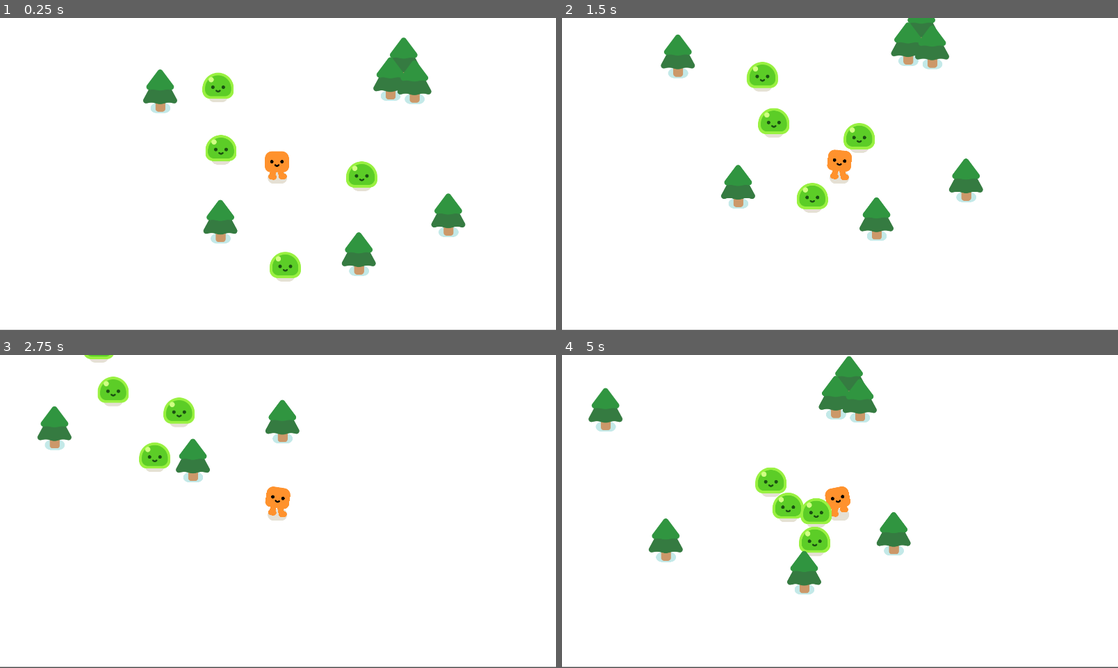
Above: before the commit, frames 1-4 (two rows, left to right).
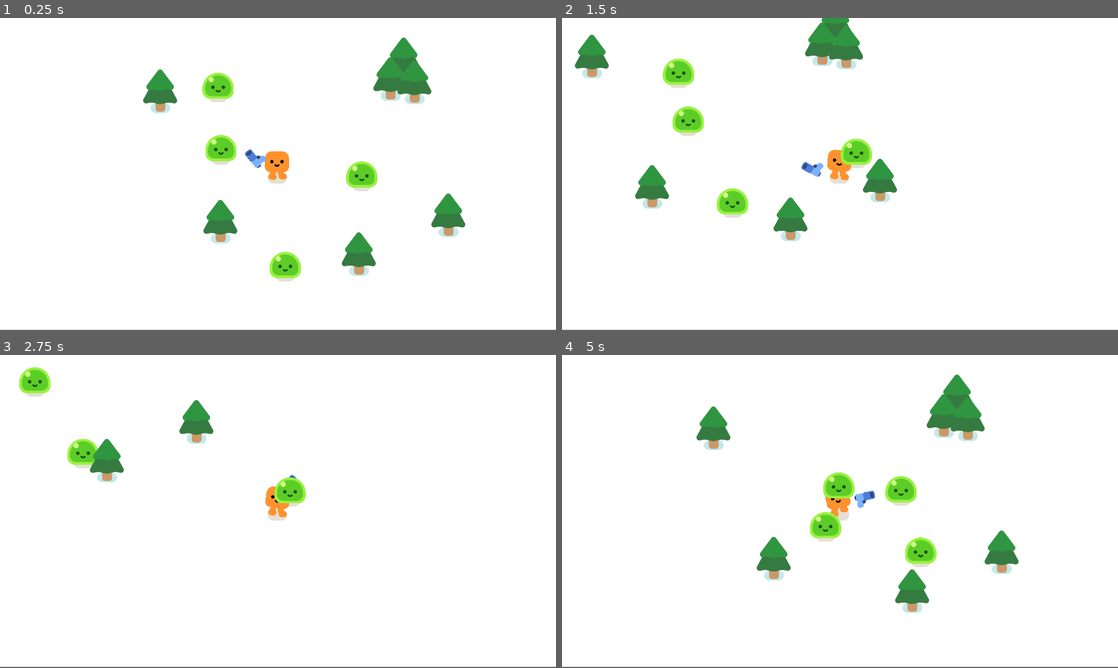
Above: after the commit, the same moments.

Repository: ryguyroberts/2DVampSurv
Game: Godot game, scene res://survivors_game.tscn
Same seed, same stepped clock (60 frames per second), same inputs: the game is played once before the commit and once after it.
Inputs:
- Up to frame 1 (0.25 s): no input
- Up to frame 2 (1.5 s): hold D (move_right) 0.53-1.28 s; hold S (move_down) from 1.28 s (still down)
- Up to frame 3 (2.75 s): release S (move_down) at 2.03 s; hold D (move_right) from 2.03 s (still down)
- Up to frame 4 (5 s): release D (move_right) at 2.78 s; hold W (move_up) 2.78-3.53 s; hold A (move_left) from 3.53 s (still down)

The runs differ from the first frame. In frame 1, 0.1% of the frame differs, in the area x 44-48%, y 42-48%; in frame 2, 9.7%; in frame 3, 5.2%; in frame 4, 10%, in the area x 4-83%, y 0-83%.

Commit message:
add gun with mob tracking

Diff:
--- /dev/null
+++ b/gun.gd
@@ -0,0 +1,9 @@
+extends Area2D
+
+
+func _physics_process(delta):
+	var enemies_in_range = get_overlapping_bodies()
+
+	if enemies_in_range.size() > 0:
+		var target_enemy = enemies_in_range.front()
+		look_at(target_enemy.global_position)
--- /dev/null
+++ b/gun.tscn
@@ -0,0 +1,25 @@
+[gd_scene load_steps=4 format=3 uid="uid://dx6ocnkc6lolj"]
+
+[ext_resource type="Script" path="res://gun.gd" id="1_0aegf"]
+[ext_resource type="Texture2D" uid="uid://cswb5do8rrj7q" path="res://pistol/pistol.png" id="1_q7qgs"]
+
+[sub_resource type="CircleShape2D" id="CircleShape2D_8826c"]
+radius = 643.001
+
+[node name="Gun" type="Area2D"]
+collision_layer = 0
+collision_mask = 2
+script = ExtResource("1_0aegf")
+
+[node name="CollisionShape2D" type="CollisionShape2D" parent="."]
+position = Vector2(2, 0)
+shape = SubResource("CircleShape2D_8826c")
+
+[node name="2DWeaponPivot" type="Marker2D" parent="."]
+
+[node name="Pistol" type="Sprite2D" parent="2DWeaponPivot"]
+position = Vector2(94, -24)
+texture = ExtResource("1_q7qgs")
+
+[node name="ShootingPoint" type="Marker2D" parent="2DWeaponPivot/Pistol"]
+position = Vector2(27, -11)
--- a/mob.tscn
+++ b/mob.tscn
@@ -7,6 +7,8 @@
 radius = 49.0408
 
 [node name="Mob" type="CharacterBody2D"]
+collision_layer = 2
+collision_mask = 3
 script = ExtResource("1_rw8s1")
 
 [node name="Slime" parent="." instance=ExtResource("1_8nb4r")]
--- a/player.tscn
+++ b/player.tscn
@@ -1,7 +1,8 @@
-[gd_scene load_steps=4 format=3 uid="uid://wjdg3bls4koy"]
+[gd_scene load_steps=5 format=3 uid="uid://wjdg3bls4koy"]
 
 [ext_resource type="Script" path="res://player.gd" id="1_0ufia"]
 [ext_resource type="PackedScene" uid="uid://pbmyh1qru7p" path="res://characters/happy_boo/happy_boo.tscn" id="1_qs1vc"]
+[ext_resource type="PackedScene" uid="uid://dx6ocnkc6lolj" path="res://gun.tscn" id="3_k5j54"]
 
 [sub_resource type="CircleShape2D" id="CircleShape2D_bb4kl"]
 radius = 33.0606
@@ -18,3 +19,5 @@
 shape = SubResource("CircleShape2D_bb4kl")
 
 [node name="Camera2D" type="Camera2D" parent="."]
+
+[node name="Gun" parent="." instance=ExtResource("3_k5j54")]
--- a/project.godot
+++ b/project.godot
@@ -116,6 +116,7 @@
 move_down={
 "deadzone": 0.5,
 "events": [Object(InputEventKey,"resource_local_to_scene":false,"resource_name":"","device":-1,"window_id":0,"alt_pressed":false,"shift_pressed":false,"ctrl_pressed":false,"meta_pressed":false,"pressed":false,"keycode":0,"physical_keycode":83,"key_label":0,"unicode":115,"echo":false,"script":null)
+, Object(InputEventKey,"resource_local_to_scene":false,"resource_name":"","device":-1,"window_id":0,"alt_pressed":false,"shift_pressed":false,"ctrl_pressed":false,"meta_pressed":false,"pressed":false,"keycode":0,"physical_keycode":4194322,"key_label":0,"unicode":0,"echo":false,"script":null)
 ]
 }
 
